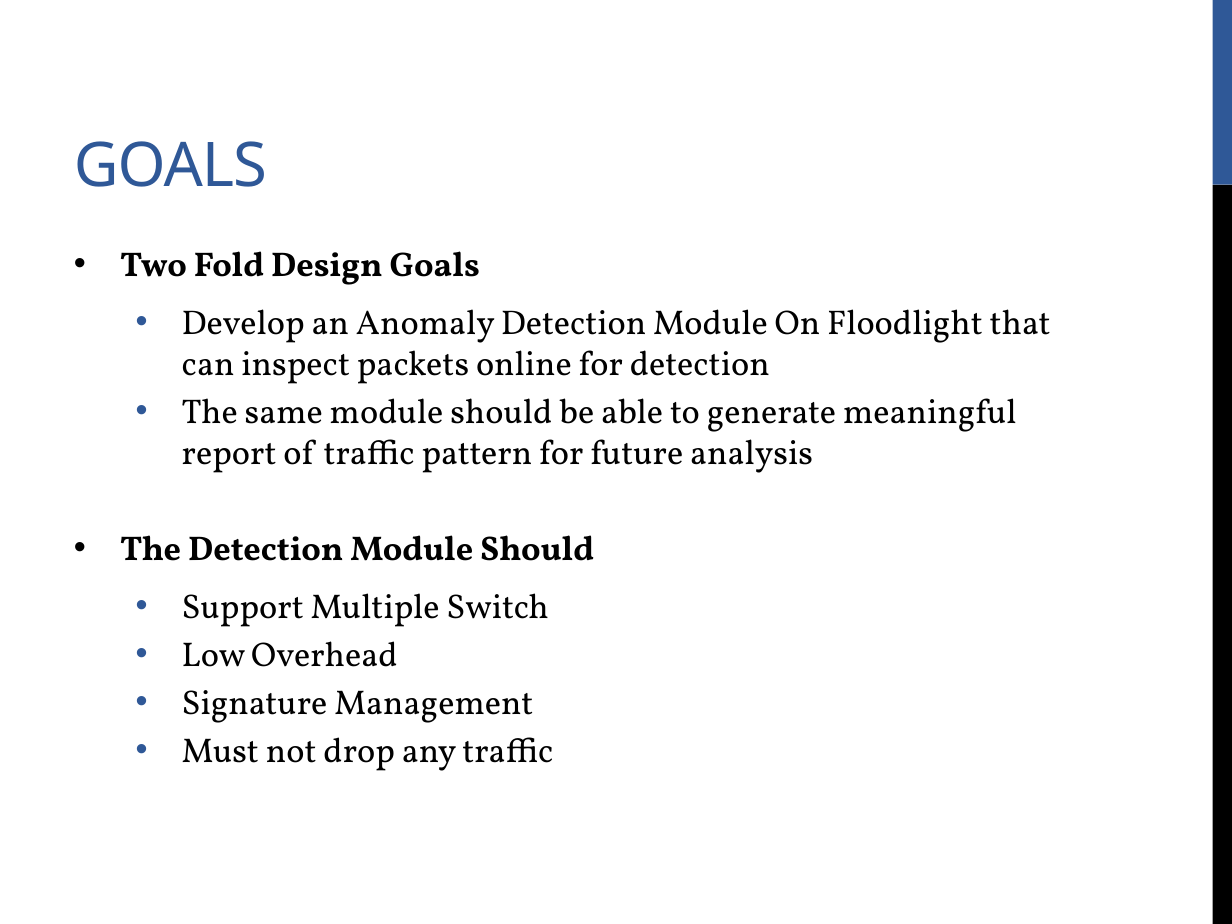
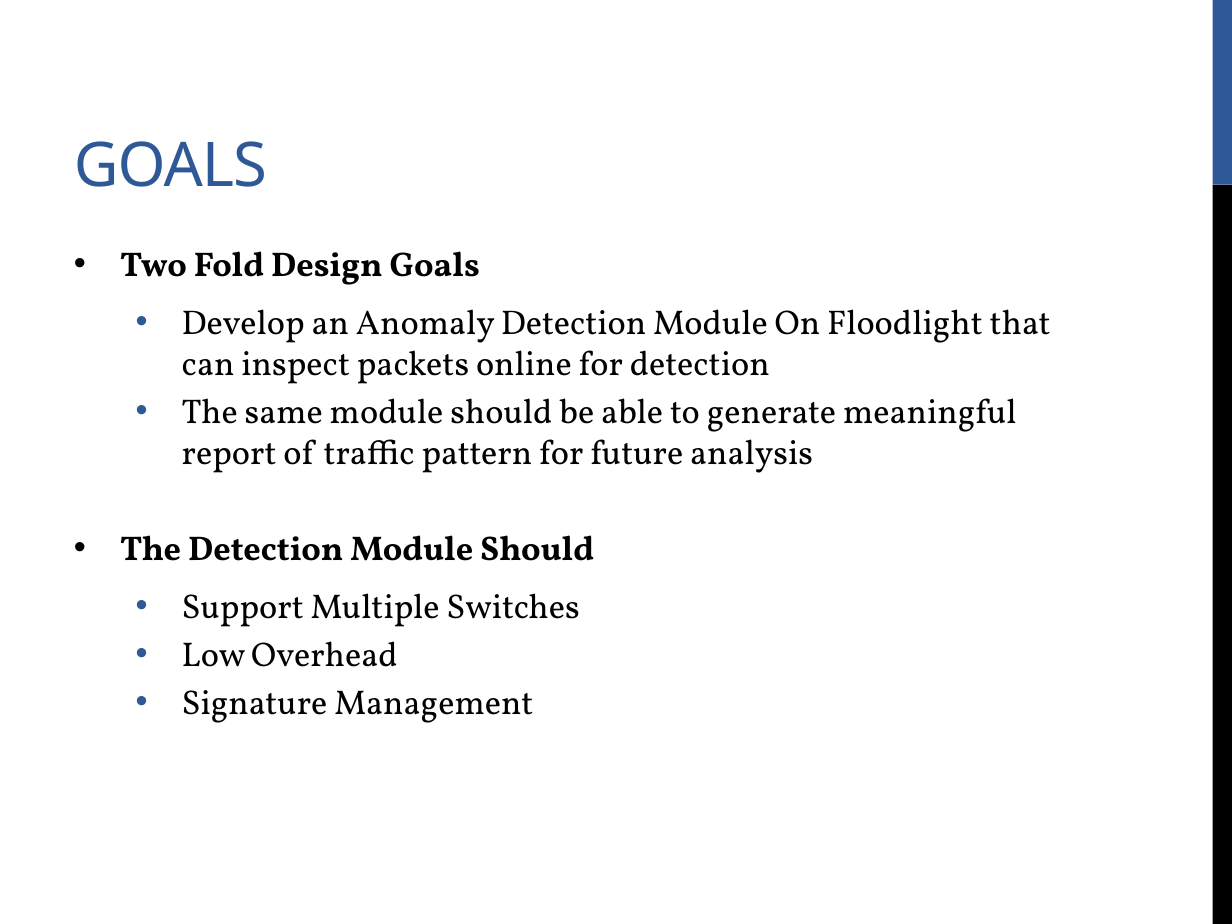
Before and after one commit to bornogit/Floodlight-AD, a slide deck: slide 5 of Slides/740- Anomaly Detector for Floodlight .pptx. Drawn at 1232x924 pixels with LibreOffice and Linux fonts; fonts in the diff are those of the drawing. Boxes give left, top, right and bottom in pixels: in the first picture for what was removed or moved away, otherwise in the second. Text is boxed around its words. In the diff, an @@ line names an element or a change of style, - is before the commit and + after.

```diff
--- a/Slides/740- Anomaly Detector for Floodlight .pptx
+++ b/Slides/740- Anomaly Detector for Floodlight .pptx
@@ text at (182, 593, 579, 627): text changed @@
-  • Support Multiple Switch
+  • Support Multiple Switches
@@ text at (182, 737, 553, 771): paragraph removed @@
-  • Must not drop any traffic
```
Also in this commit, not shown: 4 other slides changed, 6 slides added, 1 slide removed.
